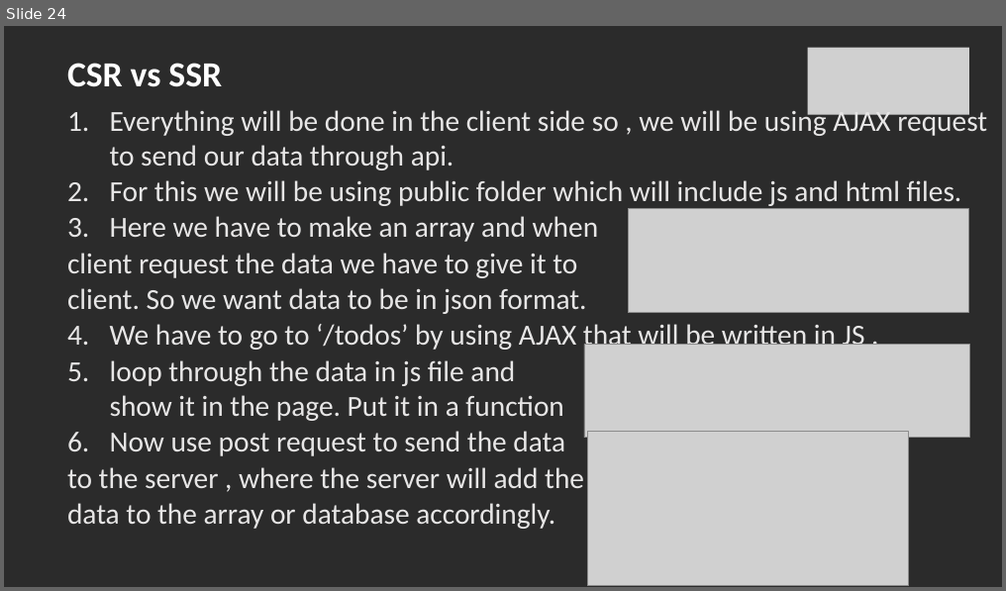
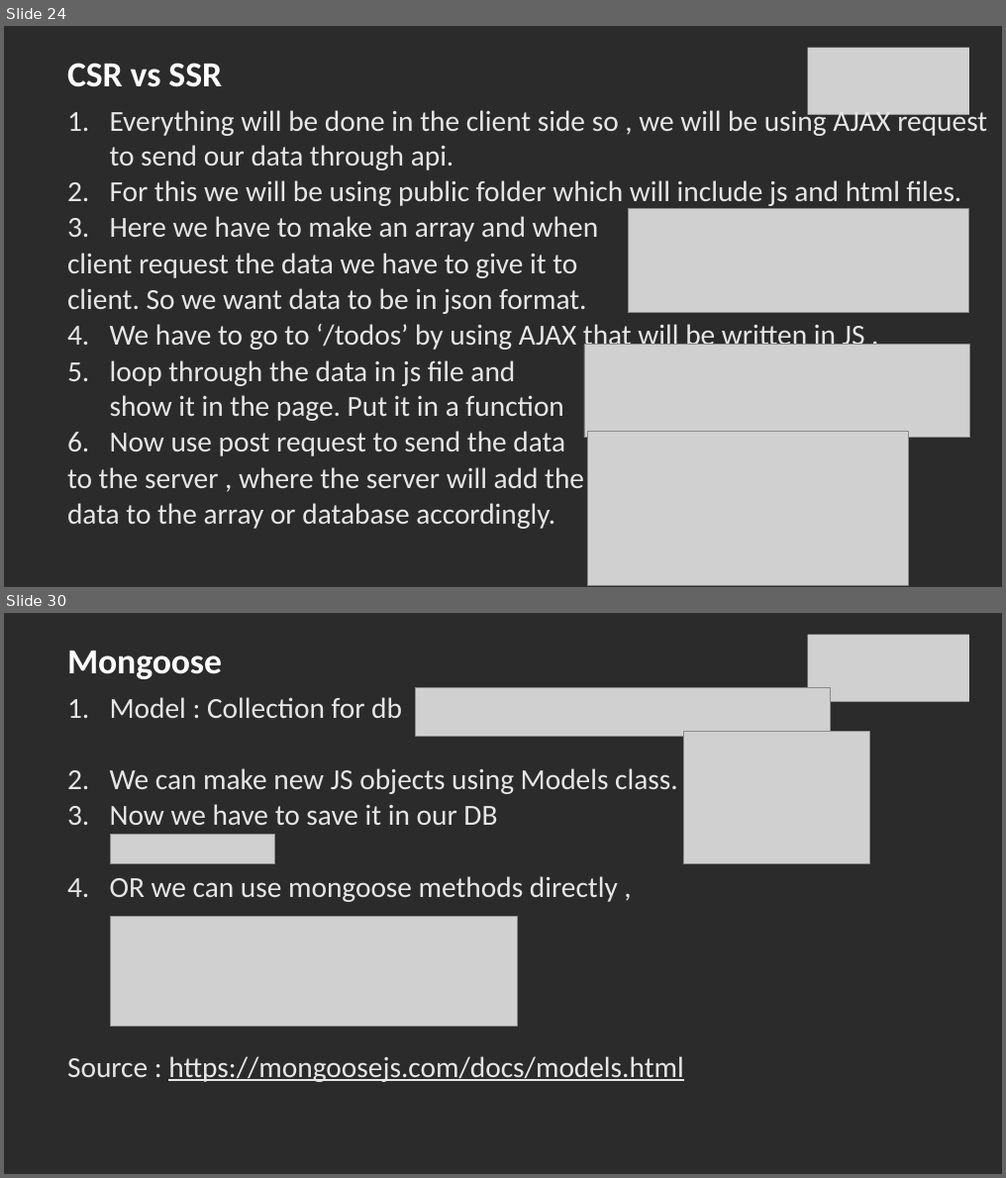
Before and after one commit to SachinBarpanda/glaBackend, a slide deck: NodeJS.pptx. Shown one above the other, each under a label of ours: slide 24 before the commit, slides 24 and 30 after it; the slides between them are not shown. The pictures are 1006x591 and 1006x1178 pixels, drawn with LibreOffice and Linux fonts; fonts in the diff are those of the drawing; grey boxes stand for pictures; background and template pictures are left out; a plain dark background stands for a picture behind light text. Boxes give left, top, right and bottom in pixels: in the first picture for what was removed or moved away, otherwise in the second. Text is boxed around its words. In the diff, an @@ line names an element or a change of style, - is before the commit and + after.

```diff
--- a/NodeJS.pptx
+++ b/NodeJS.pptx
@@ slide 30 added at [4,613,1002,1174], background picture (left out) @@
@@ picture added at [807,635,969,702] @@
@@ title added at [67,651,222,679], 34 pt, text #FFFFFF, bold @@
+Mongoose
@@ text added at [67,697,683,1082], 28 pt, text #E7E6E6 @@
+1. Model : Collection for db
+2. We can make new JS objects using Models class.
+3. Now we have to save it in our DB
+4. OR we can use mongoose methods directly ,
+Source : https://mongoosejs.com/docs/models.html
@@ picture added at [416,688,831,737] @@
@@ picture added at [684,731,869,863] @@
@@ picture added at [110,834,275,863] @@
@@ picture added at [110,917,519,1026] @@
```
Also in this commit, not shown: 5 other slides added, 24 other files.
